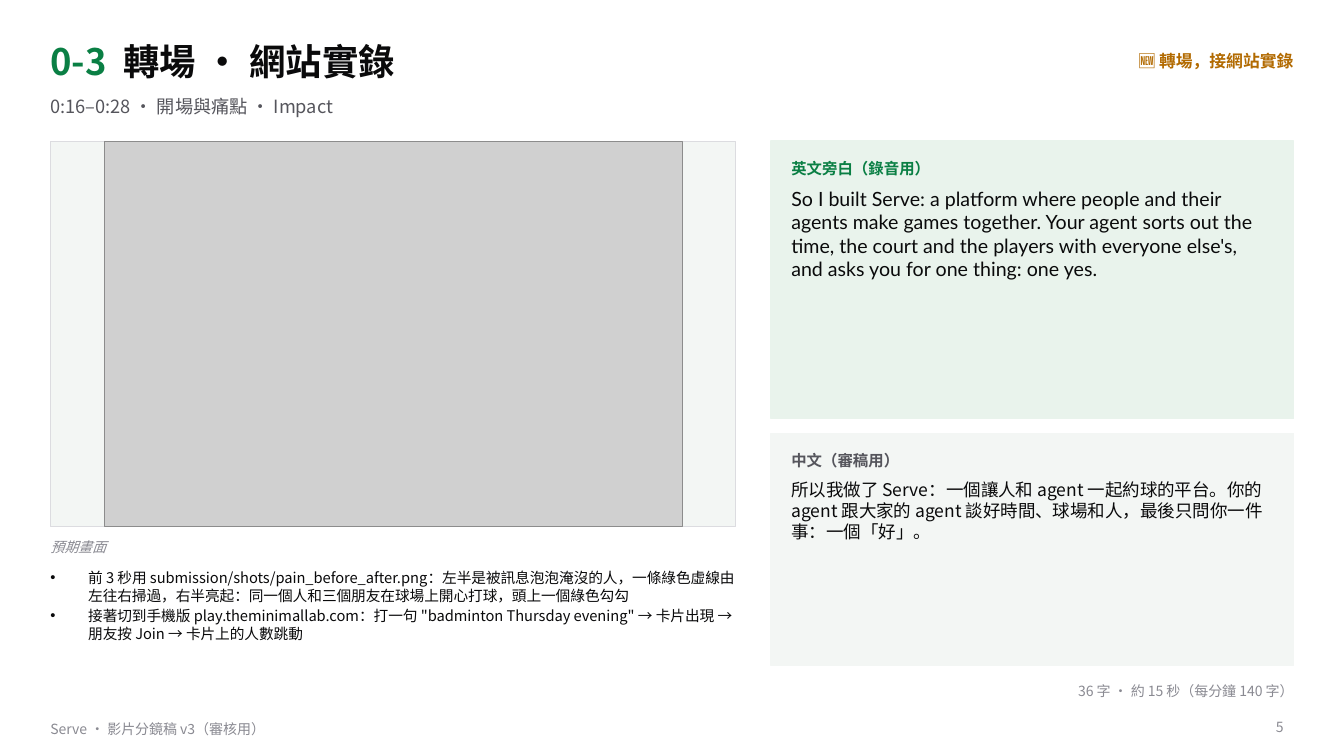
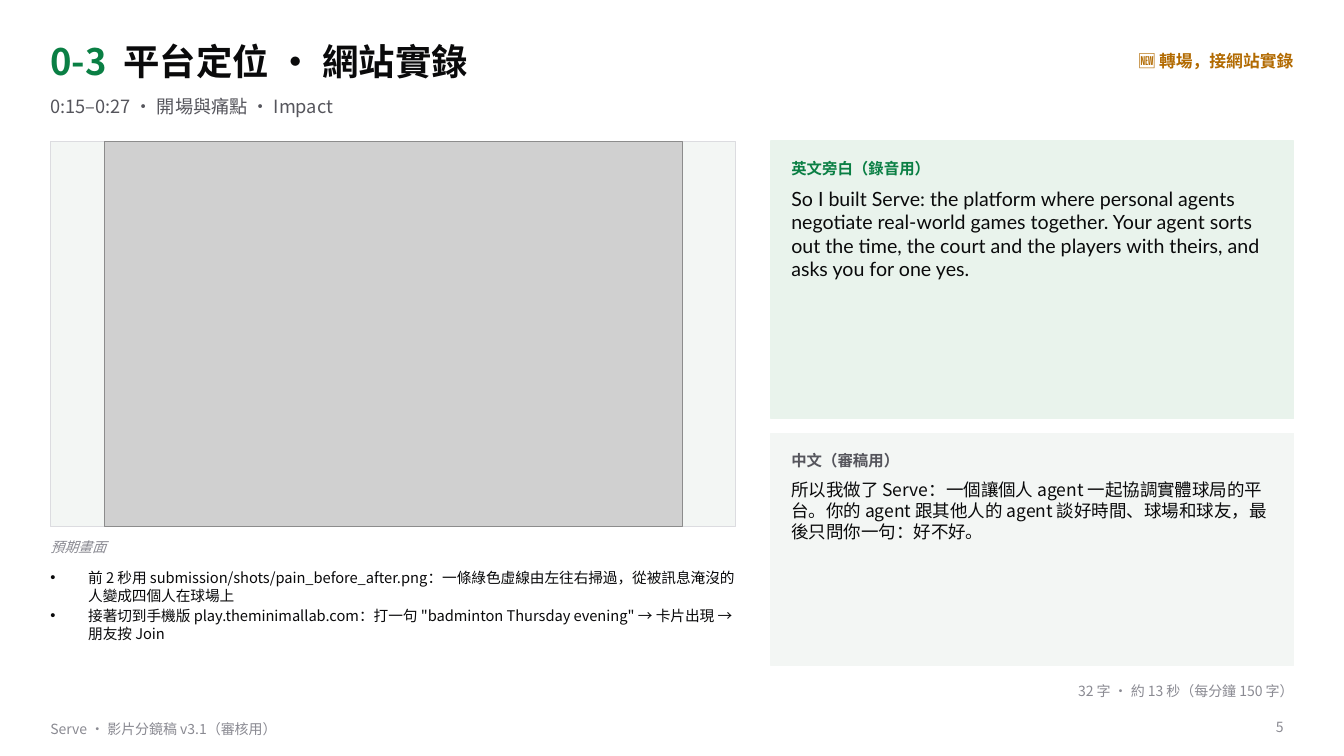
Before and after one commit to gino6178/serve-meta-hackathon, a slide deck: slide 5 of video/storyboard_v3.pptx. Drawn at 1344x756 pixels with LibreOffice and Linux fonts; fonts in the diff are those of the drawing; grey boxes stand for pictures. Boxes give left, top, right and bottom in pixels: in the first picture for what was removed or moved away, otherwise in the second. Text is boxed around its words. In the diff, an @@ line names an element or a change of style, - is before the commit and + after.

```diff
--- a/video/storyboard_v3.pptx
+++ b/video/storyboard_v3.pptx
@@ text at (50, 43, 468, 79): text changed @@
-0-3 轉場 · 網站實錄
+0-3 平台定位 · 網站實錄
@@ text at (50, 98, 333, 117): text changed @@
-0:16–0:28 · 開場與痛點 · Impact
+0:15–0:27 · 開場與痛點 · Impact
@@ text at (791, 191, 1260, 280): text changed @@
-So I built Serve: a platform where people and their agents make games together. Your agent sorts out the time, the court and the players with everyone else's, and asks you for one thing: one yes.
+So I built Serve: the platform where personal agents negotiate real-world games together. Your agent sorts out the time, the court and the players with theirs, and asks you for one yes.
@@ text at (791, 481, 1267, 540): text changed @@
-所以我做了 Serve：一個讓人和 agent 一起約球的平台。你的 agent 跟大家的 agent 談好時間、球場和人，最後只問你一件事：一個「好」。
+所以我做了 Serve：一個讓個人 agent 一起協調實體球局的平台。你的 agent 跟其他人的 agent 談好時間、球場和球友，最後只問你一句：好不好。
@@ text at (88, 570, 735, 640): text changed @@
-• 前 3 秒用 submission/shots/pain_before_after.png：左半是被訊息泡泡淹沒的人，一條綠色虛線由左往右掃過，右半亮起：同一個人和三個朋友在球場上開心打球，頭上一個綠色勾勾
-• 接著切到手機版 play.theminimallab.com：打一句 "badminton Thursday evening" → 卡片出現 → 朋友按 Join → 卡片上的人數跳動
+• 前 2 秒用 submission/shots/pain_before_after.png：一條綠色虛線由左往右掃過，從被訊息淹沒的人變成四個人在球場上
+• 接著切到手機版 play.theminimallab.com：打一句 "badminton Thursday evening" → 卡片出現 → 朋友按 Join
@@ text at (1078, 684, 1294, 697): text changed @@
-36 字 · 約 15 秒（每分鐘 140 字）
+32 字 · 約 13 秒（每分鐘 150 字）
@@ text at (50, 722, 276, 735): text changed @@
-Serve · 影片分鏡稿 v3（審核用）
+Serve · 影片分鏡稿 v3.1（審核用）
```
Also in this commit, not shown: 15 other slides changed, 13 other files.
